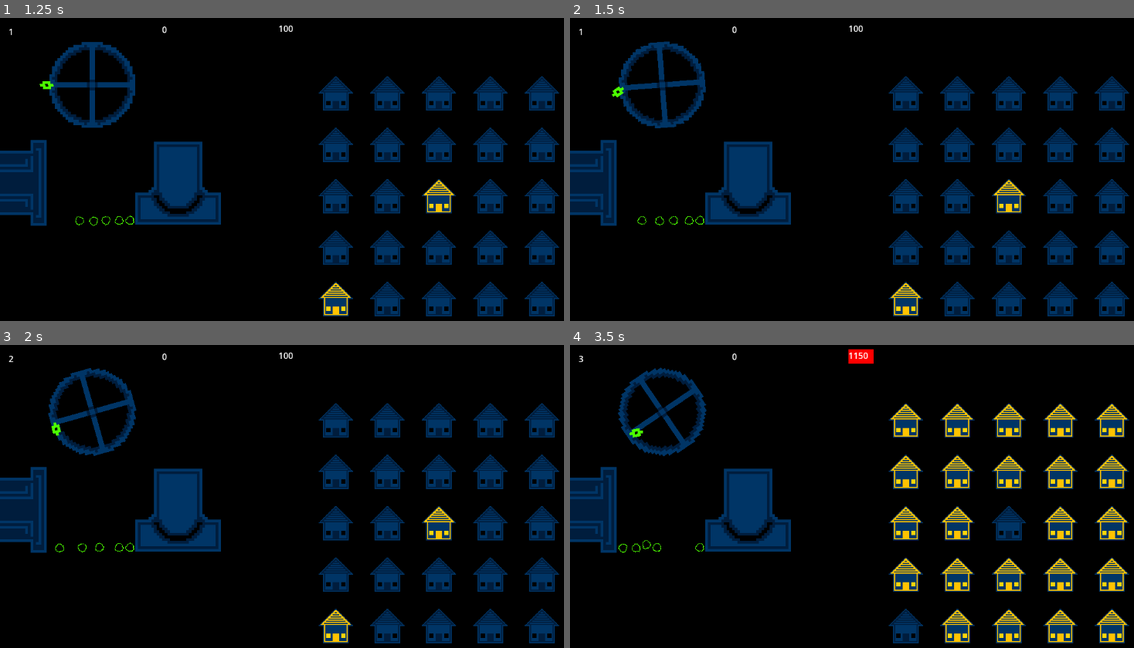
Above: before the commit, frames 1-4 (two rows, left to right).
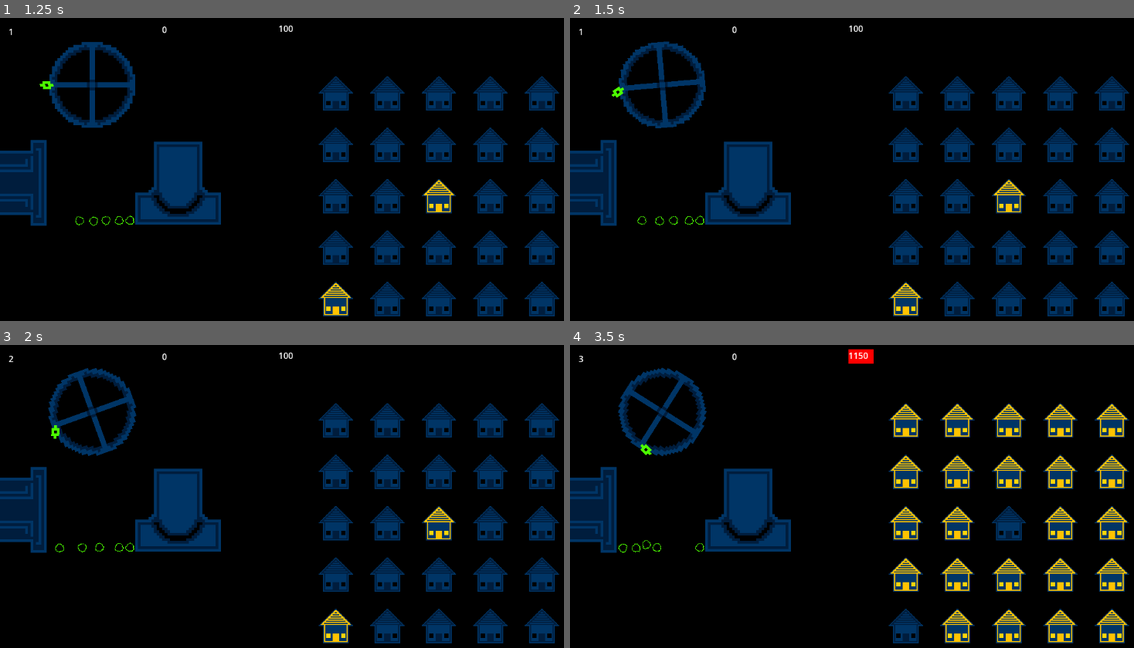
Above: after the commit, the same moments.

Repository: CWmain/BigModeGameJam2025
Game: Godot game, scene res://Levels/main_scene.tscn
The game is run twice, just before and just after one commit, with the same random seed, the same clock (stepped at 60 frames per second) and the same inputs.
Inputs (mouse positions are in pixels of both pictures, inside the frame that each line leads up to):
- Up to frame 1 (1.25 s): move the mouse to (45, 84) at 0.52 s; press the mouse at (45, 84) at 0.53 s
- Up to frame 2 (1.5 s): tap Enter at 1.25 s; move the mouse to (699, 221) at 1.27 s; release the mouse at (699, 221) at 1.28 s; click (699, 221) at 1.35 s
- Up to frame 3 (2 s): no input
- Up to frame 4 (3.5 s): move the mouse to (688, 548) at 2.02 s; press the mouse at (688, 548) at 2.03 s; tap T (Test_Click) at 2.1 s; move the mouse to (643, 548) at 2.77 s; release the mouse at (643, 548) at 2.78 s; click (643, 548) at 2.85 s

Frame 1 is identical in both runs. In frame 2, 0.2% of the frame differs, in the area x 7-25%, y 7-37%; in frame 3, 0.8%; in frame 4, 1.3%, in the area x 8-25%, y 7-37%.

Commit message:
Added sparks to indicate when wheel is moving too fast

Diff:
--- a/Objects/Wheel/rigid_wheel.gd
+++ b/Objects/Wheel/rigid_wheel.gd
@@ -6,19 +6,20 @@
 
 ## When this power is exceeded triggers a break
 @export var maxPower : int = 300
-
+@export var supplyMult: int = 20
 var canHold: bool = false
-
-## Used to prevent spinning the wheel the wrong way
-var oldRotation: float = -1
 
 var SUPPLY : int = 0
 var broken: bool = false
+
+@onready var sparks = $Sparks
 
 ## Bool to prevent double adding when passing 2 Pi rotation
 var canSupplyAgain: bool = true
 
 func _physics_process(_delta):
+	if broken:
+		return
 	if canHold and Input.is_action_pressed("Hold"):
 		var directionToMouse : Vector2 = to_global(position).direction_to(get_viewport().get_mouse_position())
 		var distanceToMouse : float = to_global(position).distance_to(get_viewport().get_mouse_position())
@@ -29,14 +30,12 @@
 	if Input.is_action_just_released("Hold"):
 		canHold = false
 
-	# Since we are in process, use a bool to ensure the emit only triggers once
-	if rotation > PI/2.0 and canSupplyAgain:
-		canSupplyAgain = false
-		SUPPLY += powerPerTurn
+	SUPPLY = max(SUPPLY, abs(int(angular_velocity))*supplyMult)
 
-	# Once the otherside is reached, allow another supply trigger to occur
-	if rotation < -(PI/2.0):
-		canSupplyAgain = true
+	if SUPPLY > maxPower - 100:
+		sparks.emitting = true
+	else:
+		sparks.emitting = false
 
 	# If overworked breaks
 	if SUPPLY > maxPower:
@@ -45,11 +44,14 @@
 func _on_handle_physics_mouse_entered():
 	canHold = true
 
+func _on_handle_physics_mouse_exited():
+	if !Input.is_action_pressed("Hold"):
+		canHold = false
+
 func getSupply() -> int:
 	if broken:
 		return 0
-
-	var toReturn: int = SUPPLY
+	var toReturn = SUPPLY
 	SUPPLY = 0
 	return toReturn
 
--- a/Objects/Wheel/rigid_wheel.tscn
+++ b/Objects/Wheel/rigid_wheel.tscn
@@ -11,9 +11,7 @@
 size = Vector2(26, 16)
 
 [node name="RigidWheel" type="RigidBody2D" groups=["Supplier"]]
-angular_damp = 2.0
 script = ExtResource("1_ofbgs")
-maxPower = 100
 
 [node name="CollisionShape2D" type="CollisionShape2D" parent="."]
 shape = SubResource("CircleShape2D_pwynh")
@@ -41,4 +39,17 @@
 scale = Vector2(1, 1)
 shape = SubResource("RectangleShape2D_k4vsh")
 
+[node name="Sparks" type="CPUParticles2D" parent="."]
+amount = 20
+lifetime = 0.2
+emission_shape = 1
+emission_sphere_radius = 1.0
+direction = Vector2(0, 0)
+spread = 180.0
+gravity = Vector2(0, 0)
+initial_velocity_min = 30.0
+initial_velocity_max = 100.0
+color = Color(1, 1, 0, 1)
+
 [connection signal="mouse_entered" from="HandlePhysics" to="." method="_on_handle_physics_mouse_entered"]
+[connection signal="mouse_exited" from="HandlePhysics" to="." method="_on_handle_physics_mouse_exited"]
